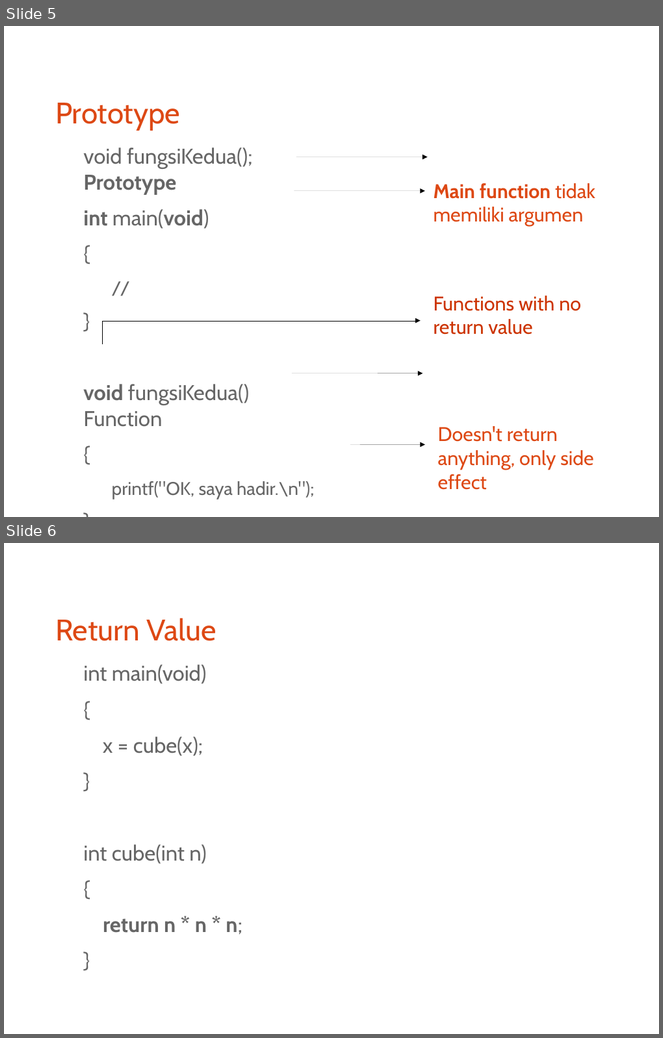
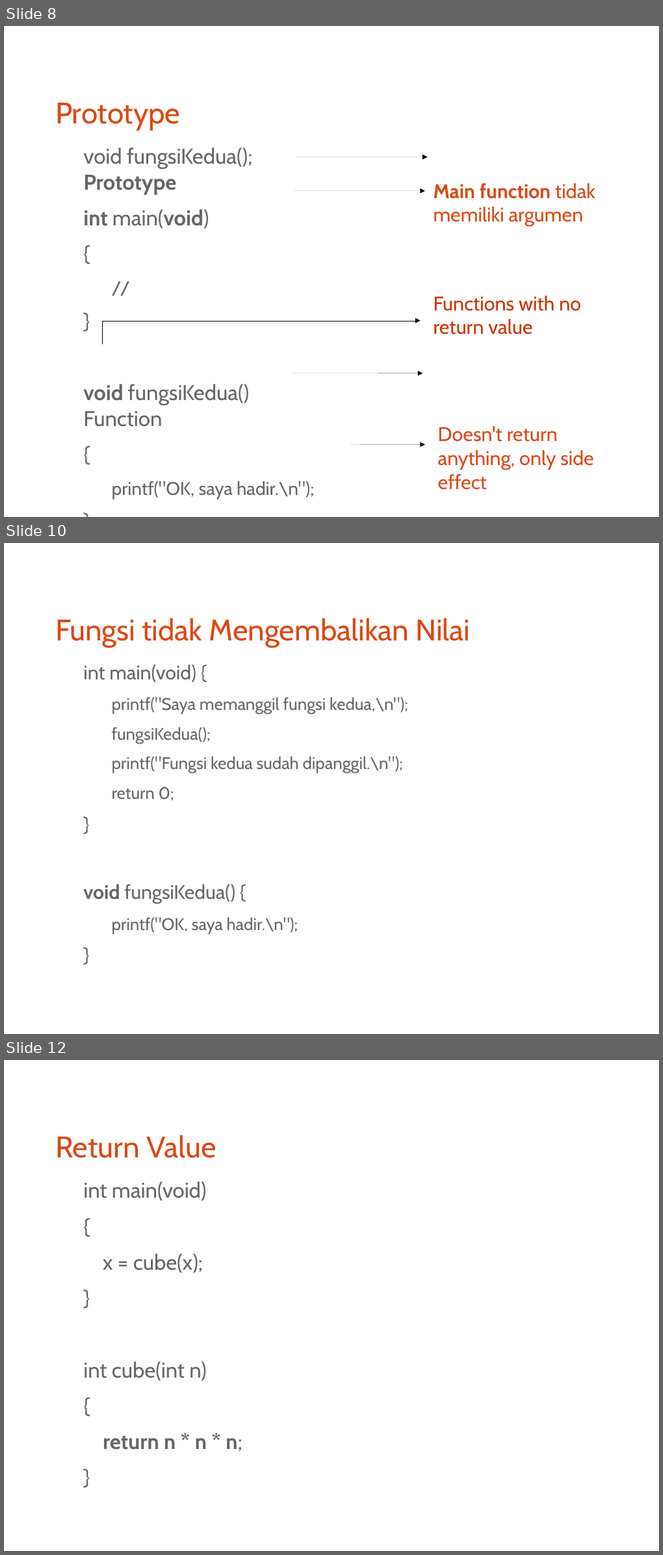
Before and after one commit to bagustris/prokom-tf, a slide deck: prokom3.odp. Shown one above the other, each under a label of ours: slides 5 and 6 before the commit, slides 8, 10 and 12 after it; the slides between them are not shown. The pictures are 663x1038 and 663x1555 pixels, drawn with LibreOffice and Linux fonts; fonts in the diff are those of the drawing. Boxes give left, top, right and bottom in pixels: in the first picture for what was removed or moved away, otherwise in the second. Text is boxed around its words. In the diff, an @@ line names an element or a change of style, - is before the commit and + after.

```diff
--- a/prokom3.odp
+++ b/prokom3.odp
@@ slide 10 added at [4, 543, 659, 1034], background #FFFFFF @@
@@ title added at [55, 618, 470, 648], 36 pt, text #DD4814 @@
+Fungsi tidak Mengembalikan Nilai
@@ text added at [83, 665, 408, 934], 20.4 pt, text #666666 @@
+int main(void) {
+  printf("Saya memanggil fungsi kedua,\n");
+  fungsiKedua();
+  printf("Fungsi kedua sudah dipanggil.\n");
+  return 0;
+}
+void fungsiKedua() {
+  printf("OK, saya hadir.\n");
+}
@@ what was slide 5 is now slide 8 @@
@@ what was slide 6 is now slide 12 @@
```
Also in this commit, not shown: 5 other slides added, 1 slide removed, 2 other files.
